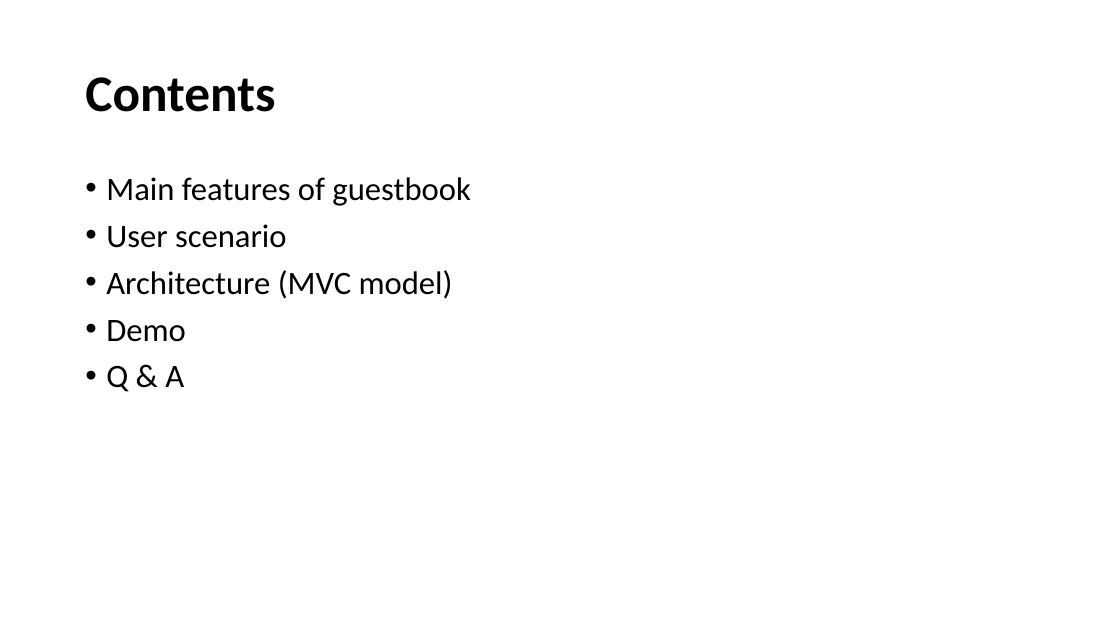
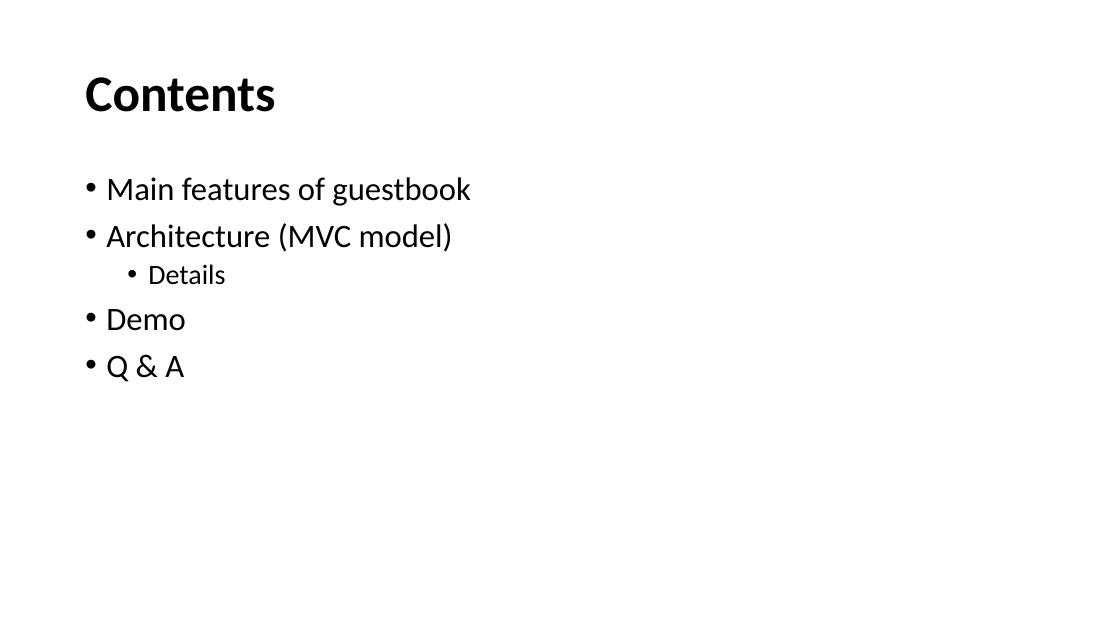
Before and after one commit to NamhoGim/guestbook, a slide deck: slide 2 of guestbook.pptx. Drawn at 1120x630 pixels with LibreOffice and Linux fonts; fonts in the diff are those of the drawing. Boxes give left, top, right and bottom in pixels: in the first picture for what was removed or moved away, otherwise in the second. Text is boxed around its words. In the diff, an @@ line names an element or a change of style, - is before the commit and + after.

```diff
--- a/guestbook.pptx
+++ b/guestbook.pptx
@@ text at box(106, 224, 287, 248): paragraph removed @@
-• User scenario
@@ text at box(148, 264, 225, 285): paragraph added @@
+  • Details
```
Also in this commit, not shown: 1 slide added.
